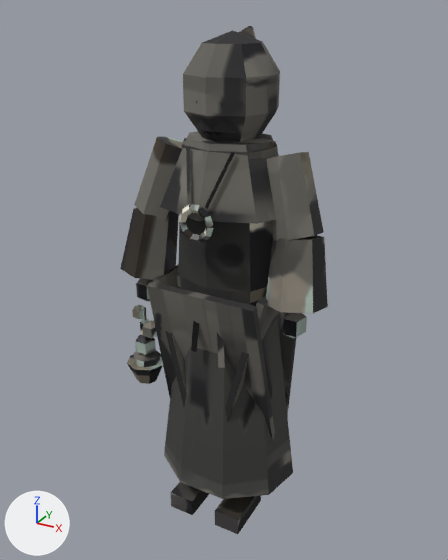
An edit to the Blender file assets/models/src/cult_novice.blend, drawn before and after from the same camera.
Before and after are seen from a camera (50 mm lens) standing at (0.954, -1.77, 1.82) and looking at (-0.025, 0.01, 0.93). The lights are fixed; the arrows at lower left show +X, +Y and +Z. The first picture is the older version.

Objects in the first picture: 'CultNoviceMesh'.
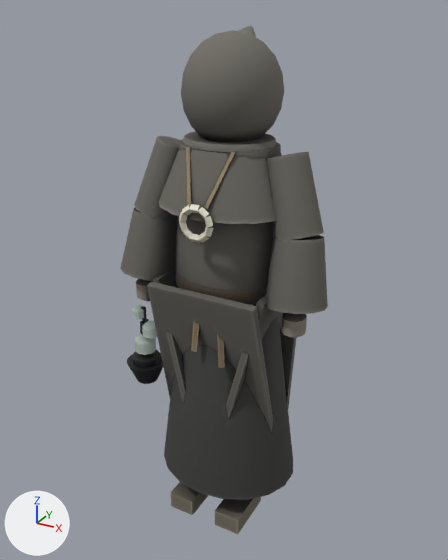
Location of each change, [x1, y1, x2, y2] in pixels of the pictures (448 x 560 px):
part 1 of me_cultnovicemesh, built on
    before: [132, 279, 307, 354]
    after: [120, 26, 328, 500]
part 2 of me_cultnovicemesh, shading changed
    before: [133, 147, 297, 534]
    after: [140, 147, 296, 534]

The change, as a diff of the scene's bpy script:
```diff
--- a/assets/models/src/cult_novice.blend.py
+++ b/assets/models/src/cult_novice.blend.py
@@ me_cultnovicemesh @@
 # used by ob_cultnovicemesh; location = (0.0, 0.0, 0.0)
-me_cultnovicemesh.from_pydata(...)  # 503 vertices, 419 faces; spans x -0.38..0.38, y -0.23..0.23, z 0.0..1.77
+me_cultnovicemesh.from_pydata(...)  # 882 vertices, 774 faces; spans x -0.39..0.39, y -0.23..0.23, z 0.0..1.77
+# me_cultnovicemesh part 1: 4 vertices moved from x -0.33..-0.29, y -0.14, z 0.78..0.81 to x -0.34..-0.28, y -0.12, z 0.78..0.81; 16 vertices removed from x -0.33..0.33, y -0.11..-0.08, z 0.64..0.91; 395 vertices added at x -0.39..0.39, y -0.23..0.22, z 0.05..1.77
+# me_cultnovicemesh part 2: 156 kept faces spanning x -0.34..0.22, y -0.23..0.21, z 0.0..1.42 are now shaded smooth
 me_cultnovicemesh.materials.append(mat_cultnovicemesh_baked)
```
